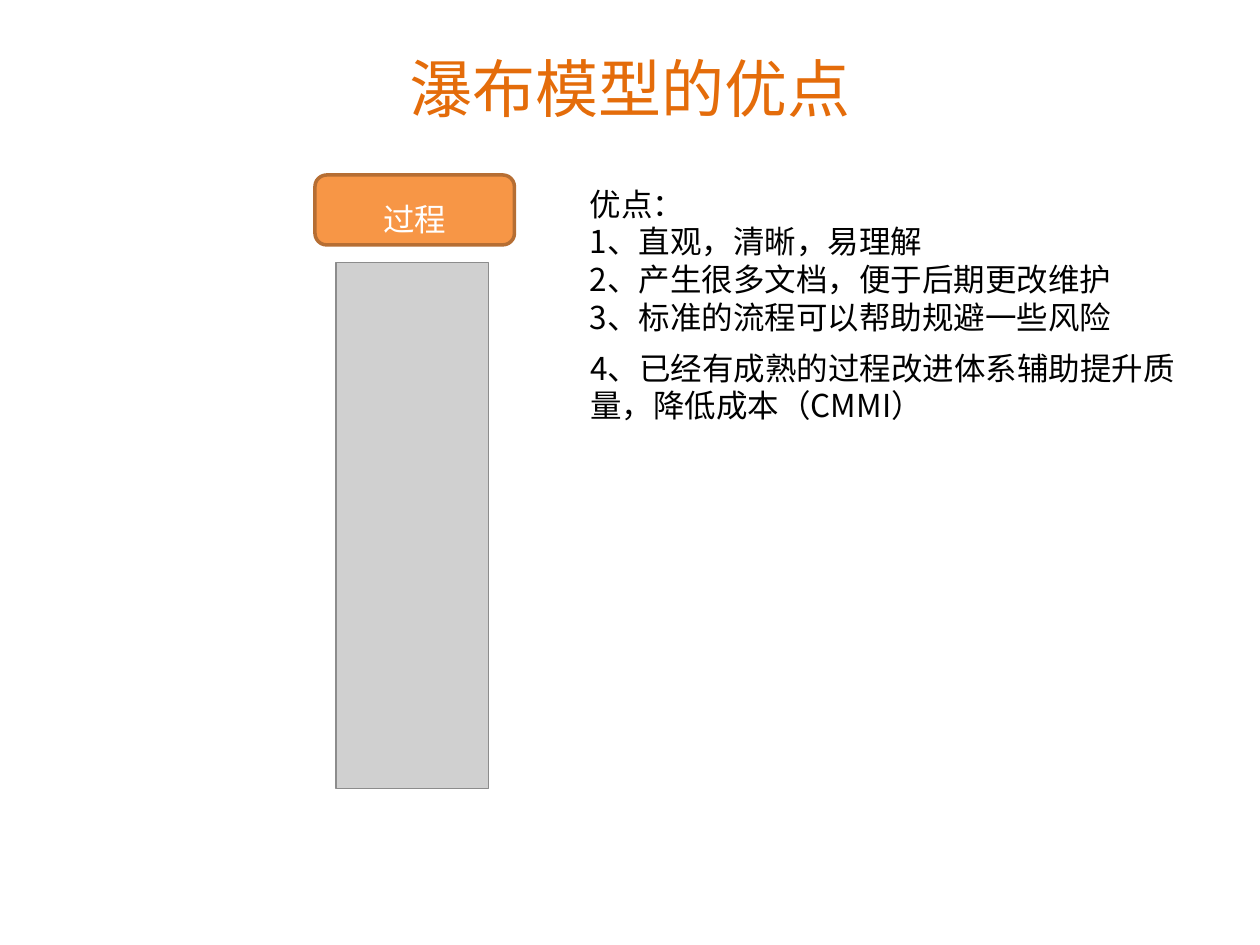
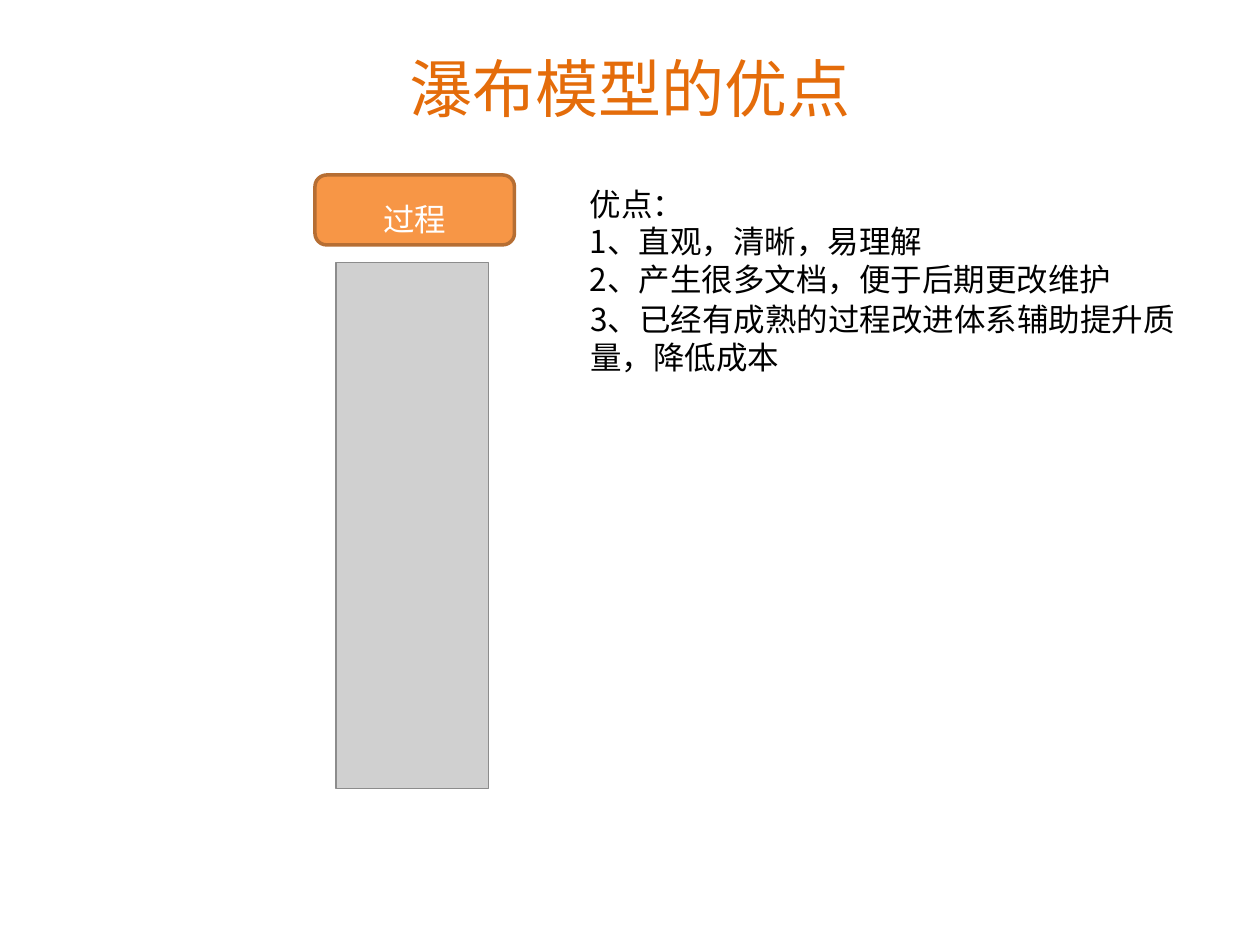
Before and after one commit to Benguan/document, a slide deck: slide 4 of 上大培训：scrum和vs2012 部分.pptx (slide 3 before the commit). Drawn at 1260x945 pixels with LibreOffice and Linux fonts; fonts in the diff are those of the drawing; grey boxes stand for pictures; background and template pictures are left out. Boxes give left, top, right and bottom in pixels: in the first picture for what was removed or moved away, otherwise in the second. Text is boxed around its words. In the diff, an @@ line names an element or a change of style, - is before the commit and + after.

```diff
--- a/上大培训：scrum和vs2012 部分.pptx
+++ b/上大培训：scrum和vs2012 部分.pptx
@@ text at <box>590,304,1174,372</box>: text changed @@
-4、已经有成熟的过程改进体系辅助提升质量，降低成本（CMMI）
+3、已经有成熟的过程改进体系辅助提升质量，降低成本
@@ text at <box>590,302,1111,332</box>: paragraph removed @@
-3、标准的流程可以帮助规避一些风险
```
Also in this commit, not shown: 3 other slides changed, 5 slides added, 3 other files.
